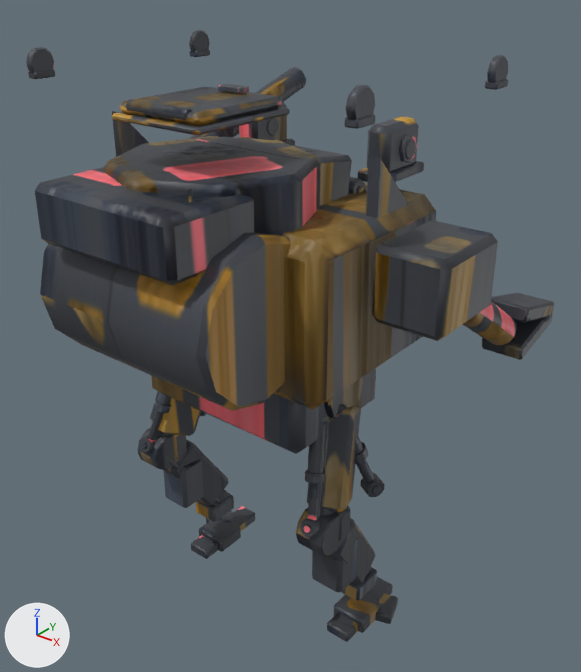
One commit to the FBX model unity/RogueCommandAssetAuthoring/Assets/RogueCommandExpansionSample/Models/AtlasCraneMech_Atlas.fbx: the scene before it, then after it.
One viewpoint serves both versions: a camera (50 mm lens) standing at (2.25, -2.62, 3.25) and looking at (0.05, 0.14, 1.54). Lighting does not change. The marker at lower left points along +X, +Y and +Z. The older version comes first.

The first picture shows 'AtlasCraneMech_UnifiedMesh'.
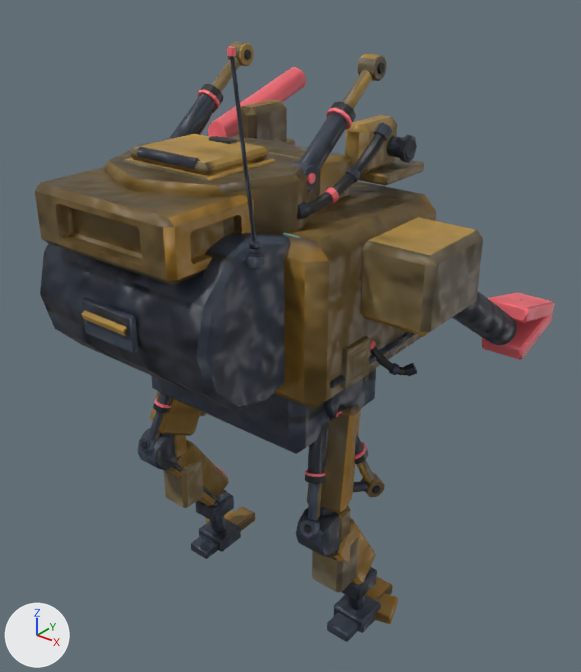
Boxes (x1, y1, x2, y2) around the edits, measured in the pictures (581 x 672 px):
'AtlasCraneMech_UnifiedMesh', reshaped: before (26, 30, 555, 642); after (35, 42, 555, 642)
part 1 of me_atlascranemech_unifiedmesh_data_001, deleted: before (26, 30, 508, 341)
part 2 of me_atlascranemech_unifiedmesh_data_001, reshaped (brown): after (35, 42, 522, 389)
part 3 of me_atlascranemech_unifiedmesh_data_001, built on: before (163, 443, 189, 507); after (163, 443, 228, 532)
part 4 of me_atlascranemech_unifiedmesh_data_001, built on: before (313, 522, 355, 592); after (312, 481, 368, 610)
part 5 of me_atlascranemech_unifiedmesh_data_001, surface changed: (105, 70, 529, 625) in both

The change, as a diff of the scene's bpy script:
```diff
--- a/unity/RogueCommandAssetAuthoring/Assets/RogueCommandExpansionSample/Models/AtlasCraneMech_Atlas.fbx.py
+++ b/unity/RogueCommandAssetAuthoring/Assets/RogueCommandExpansionSample/Models/AtlasCraneMech_Atlas.fbx.py
@@ me_atlascranemech_unifiedmesh_data_001 @@
 # used by ob_atlascranemech_unifiedmesh; location = (0.0, 0.0, 0.0)
-me_atlascranemech_unifiedmesh_data_001.from_pydata(...)  # 8156 vertices, 8312 faces; spans x -1.0..1.0, y -0.91..1.07, z 0.0..2.86
+me_atlascranemech_unifiedmesh_data_001.from_pydata(...)  # 8646 vertices, 16588 faces; spans x -0.99..0.99, y -0.93..1.07, z 0.0..2.97
+# me_atlascranemech_unifiedmesh_data_001 part 1: 74 loose pieces with 3452 vertices, spanning x -1.0..1.0, y -0.72..0.59, z 0.53..2.86, are deleted
+# me_atlascranemech_unifiedmesh_data_001 part 2: 2 vertices removed from x -0.47..0.31, y 0.49, z 2.45; 3394 vertices added at x -0.94..0.94, y -0.93..0.89, z 1.59..2.97
+# me_atlascranemech_unifiedmesh_data_001 part 3: 3 vertices removed from x -0.6..-0.58, y -0.26..-0.19, z 0.71..0.82; 278 vertices added at x -0.6..-0.43, y -0.26..0.18, z 0.07..0.98
+# me_atlascranemech_unifiedmesh_data_001 part 4: 3 vertices removed from x 0.58..0.6, y -0.26..-0.19, z 0.71..0.82; 278 vertices added at x 0.43..0.6, y -0.26..0.18, z 0.07..0.98
+# me_atlascranemech_unifiedmesh_data_001 part 5: 1348 kept faces spanning x -0.99..0.99, y -0.91..1.07, z 0.0..2.66 get new texture (UV) coordinates
 me_atlascranemech_unifiedmesh_data_001.materials.append(mat_atlascranemech_material_atlas)
```
